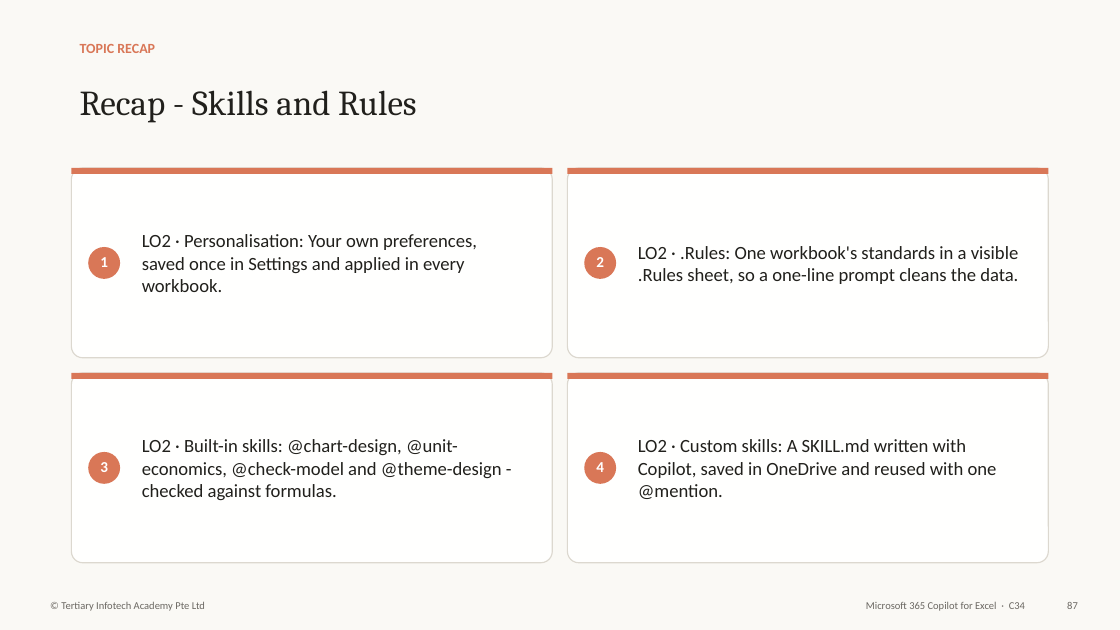
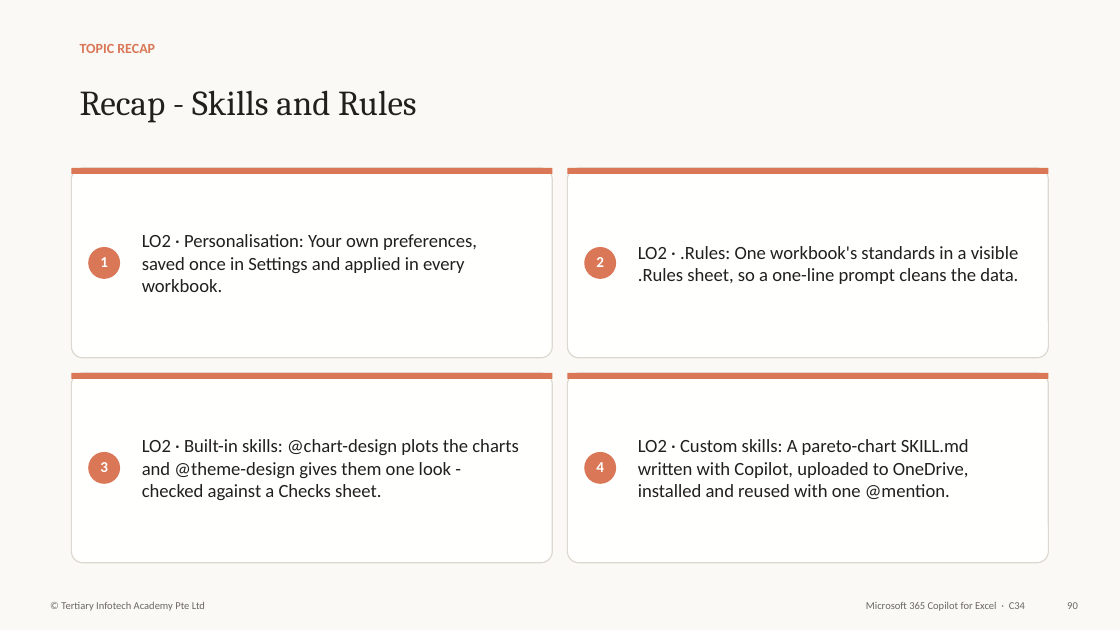
Before and after one commit to tertiarycourses/C34-Microsoft-365-Copilot-for-Excel, a slide deck: slide 91 of courseware/Microsoft 365 Copilot for Excel-v3.1.pptx (slide 88 before the commit). Drawn at 1120x630 pixels with LibreOffice and Linux fonts; fonts in the diff are those of the drawing. Boxes give left, top, right and bottom in pixels: in the first picture for what was removed or moved away, otherwise in the second. Text is boxed around its words. In the diff, an @@ line names an element or a change of style, - is before the commit and + after.

```diff
--- a/courseware/Microsoft 365 Copilot for Excel-v3.1.pptx
+++ b/courseware/Microsoft 365 Copilot for Excel-v3.1.pptx
@@ text at [142, 439, 519, 500]: text changed @@
-LO2 · Built-in skills: @chart-design, @unit-economics, @check-model and @theme-design - checked against formulas.
+LO2 · Built-in skills: @chart-design plots the charts and @theme-design gives them one look - checked against a Checks sheet.
@@ text at [638, 439, 969, 499]: text changed @@
-LO2 · Custom skills: A SKILL.md written with Copilot, saved in OneDrive and reused with one @mention.
+LO2 · Custom skills: A pareto-chart SKILL.md written with Copilot, uploaded to OneDrive, installed and reused with one @mention.
@@ text at [1067, 602, 1078, 609]: text changed @@
-87
+90
```
Also in this commit, not shown: 109 other slides changed, 5 slides added, 2 slides removed, 45 other files.
